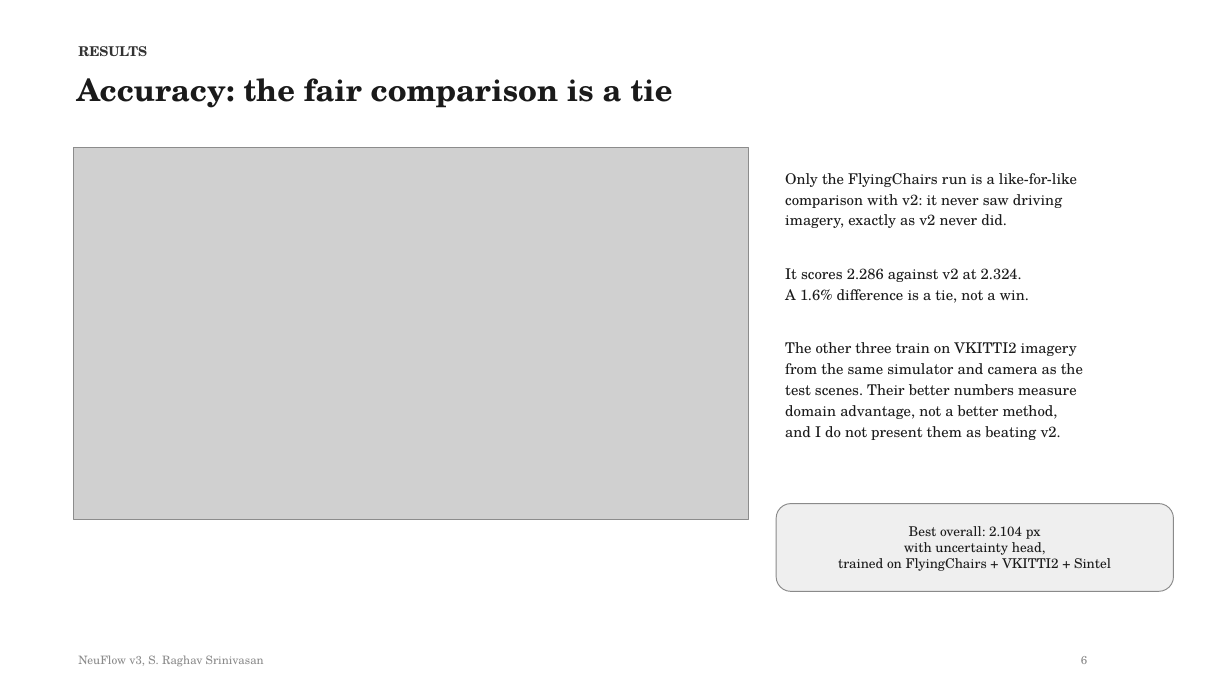
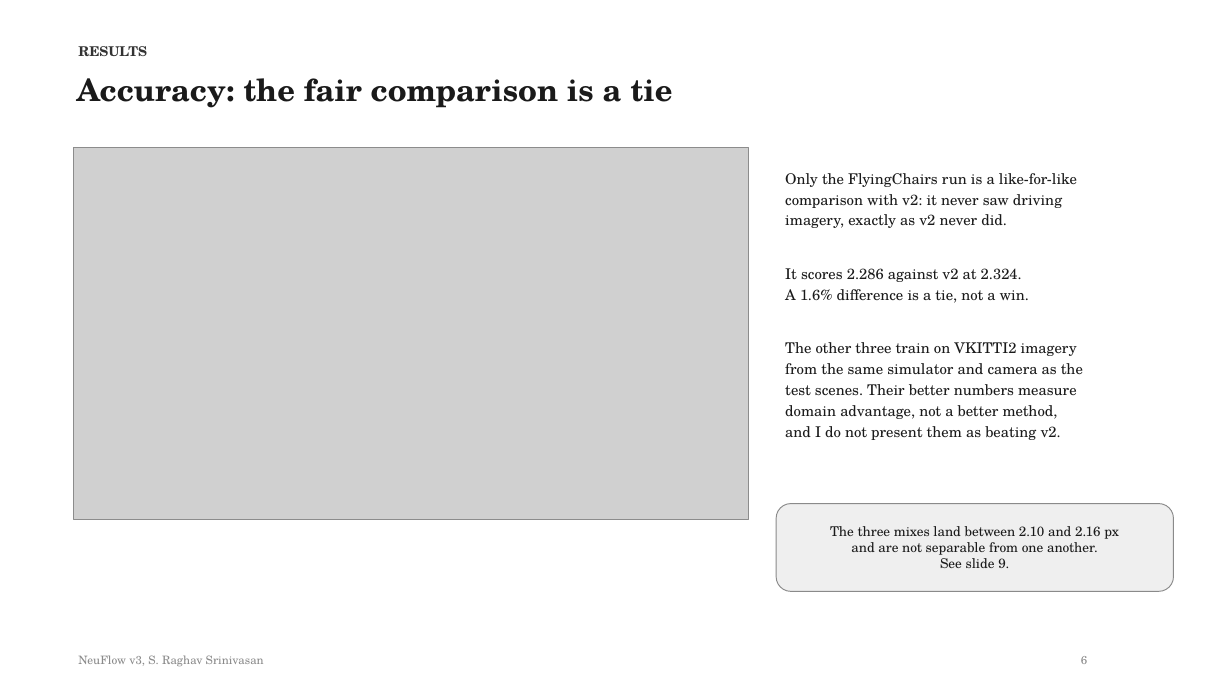
Before and after one commit to shrirag10/Neuflowv3, a slide deck: slide 6 of docs/NeuFlow_v3_status.pptx. Drawn at 1232x693 pixels with LibreOffice and Linux fonts; fonts in the diff are those of the drawing; grey boxes stand for pictures. Boxes give left, top, right and bottom in pixels: in the first picture for what was removed or moved away, otherwise in the second. Text is boxed around its words. In the diff, an @@ line names an element or a change of style, - is before the commit and + after.

Commit message:
Withdraw both ablation claims: 90k-vs-100k evaluation shows checkpoint noise (0.038 px) exceeds between-run differences and reverses two orderings

```diff
--- a/docs/NeuFlow_v3_status.pptx
+++ b/docs/NeuFlow_v3_status.pptx
@@ text in rounded rectangle at <box>830,526,1119,568</box>: text changed @@
-Best overall: 2.104 px
-with uncertainty head,
-trained on FlyingChairs + VKITTI2 + Sintel
+The three mixes land between 2.10 and 2.16 px
+and are not separable from one another.
+See slide 9.
```
Also in this commit, not shown: 1 other slide changed, 1 slide added, 1 slide removed, 2 other files.
